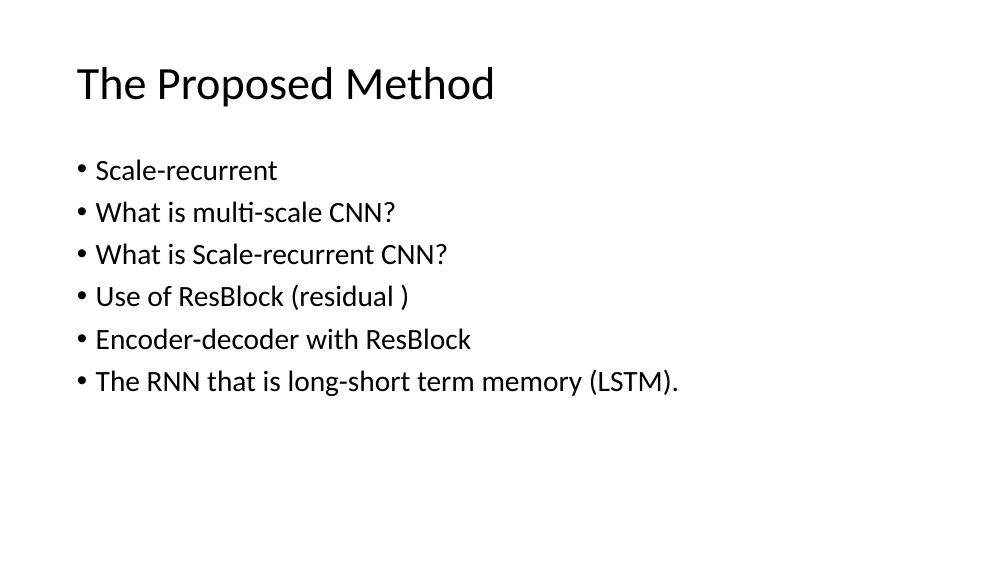
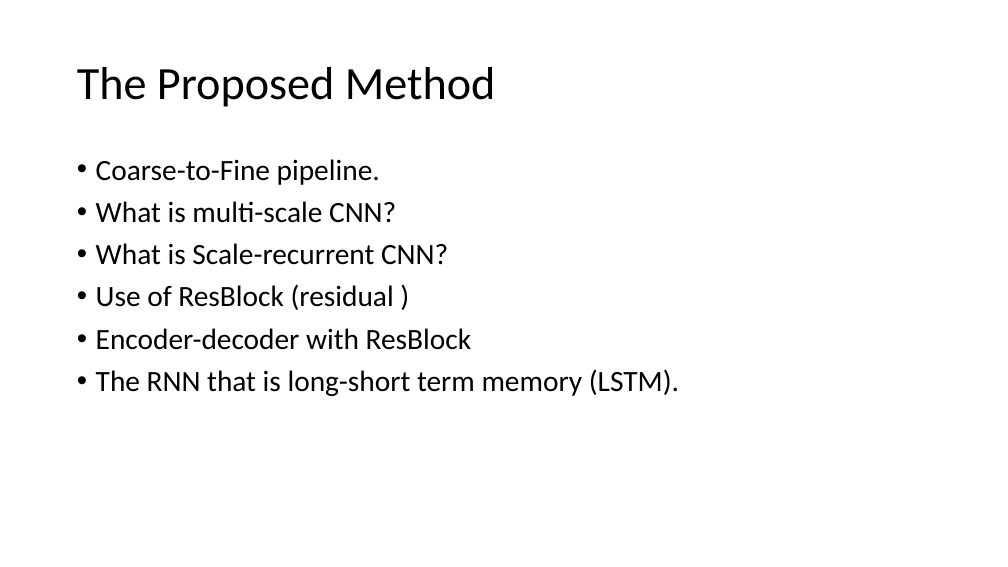
Before and after one commit to Tomlevron/Digital-image-processing, a slide deck: slide 6 of Slideshow/Scale-recurrent network for deblurring.pptx. Drawn at 1008x567 pixels with LibreOffice and Linux fonts; fonts in the diff are those of the drawing. Boxes give left, top, right and bottom in pixels: in the first picture for what was removed or moved away, otherwise in the second. Text is boxed around its words. In the diff, an @@ line names an element or a change of style, - is before the commit and + after.

```diff
--- a/Slideshow/Scale-recurrent network for deblurring.pptx
+++ b/Slideshow/Scale-recurrent network for deblurring.pptx
@@ text at bbox=[96, 159, 380, 185]: text changed @@
-• Scale-recurrent
+• Coarse-to-Fine pipeline.
```
Also in this commit, not shown: 2 other slides changed, 17 slides added.
